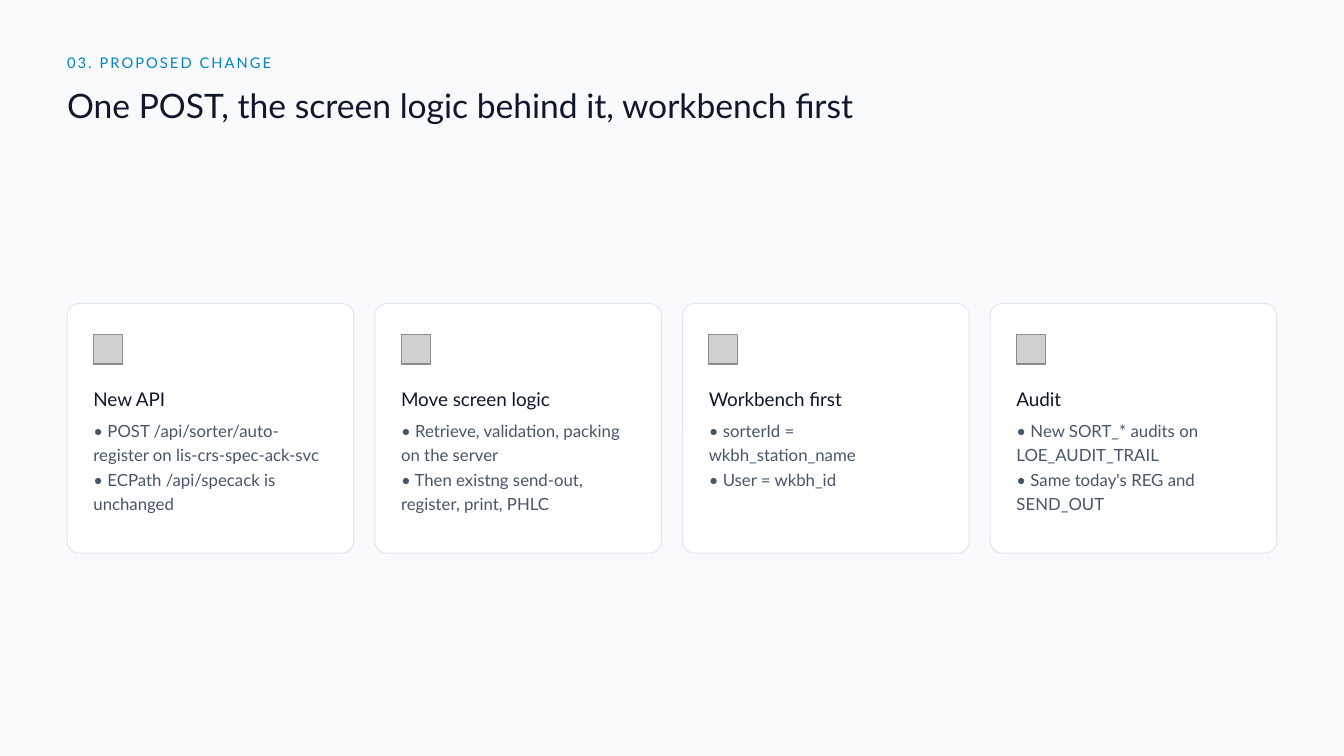
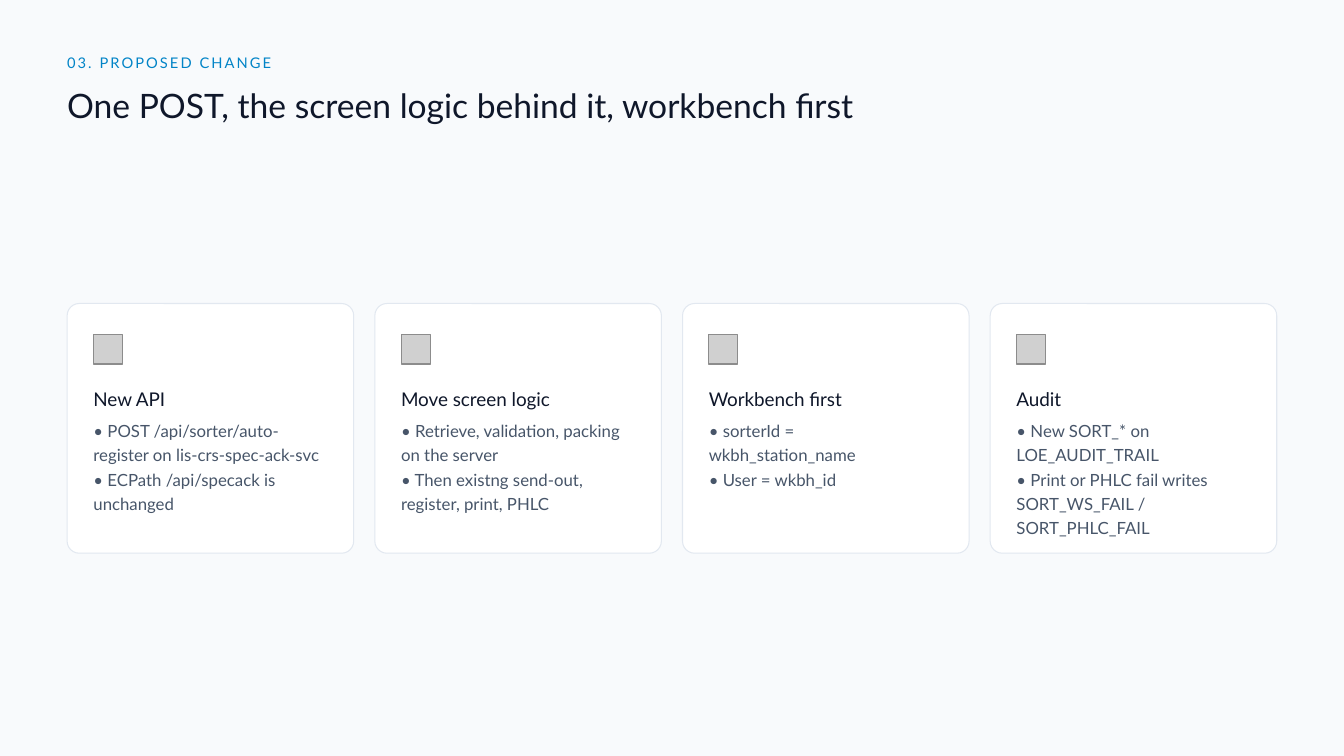
Before and after one commit to DragonChong/HA-Notes, a slide deck: slide 5 of SDLC/Projects/TMP-specimen-sorter-api — Specimen Sorter API/assets/Specimen Sorter API v3.pptx. Drawn at 1344x756 pixels with LibreOffice and Linux fonts; fonts in the diff are those of the drawing; grey boxes stand for pictures. Boxes give left, top, right and bottom in pixels: in the first picture for what was removed or moved away, otherwise in the second. Text is boxed around its words. In the diff, an @@ line names an element or a change of style, - is before the commit and + after.

```diff
--- a/SDLC/Projects/TMP-specimen-sorter-api — Specimen Sorter API/assets/Specimen Sorter API v3.pptx
+++ b/SDLC/Projects/TMP-specimen-sorter-api — Specimen Sorter API/assets/Specimen Sorter API v3.pptx
@@ text at (1016, 424, 1207, 537): text changed @@
-• New SORT_* audits on LOE_AUDIT_TRAIL
-• Same today's REG and SEND_OUT
+• New SORT_* on LOE_AUDIT_TRAIL
+• Print or PHLC fail writes SORT_WS_FAIL / SORT_PHLC_FAIL
```
Also in this commit, not shown: 1 other slide changed, 4 other files.
